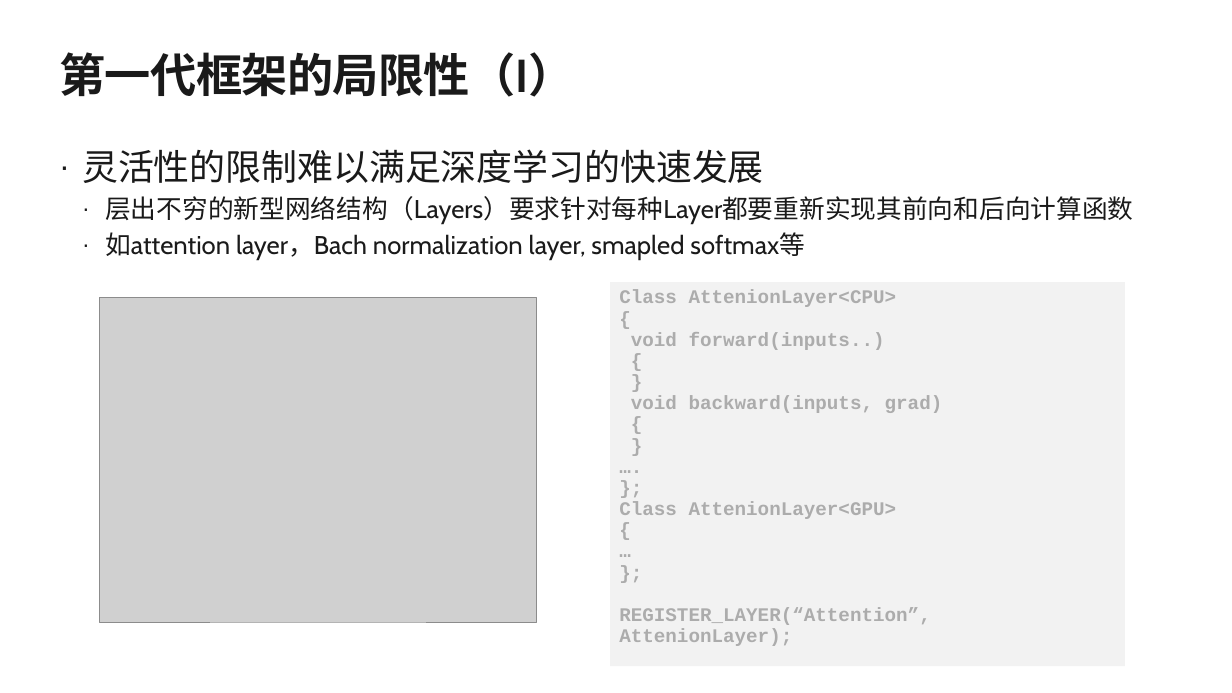
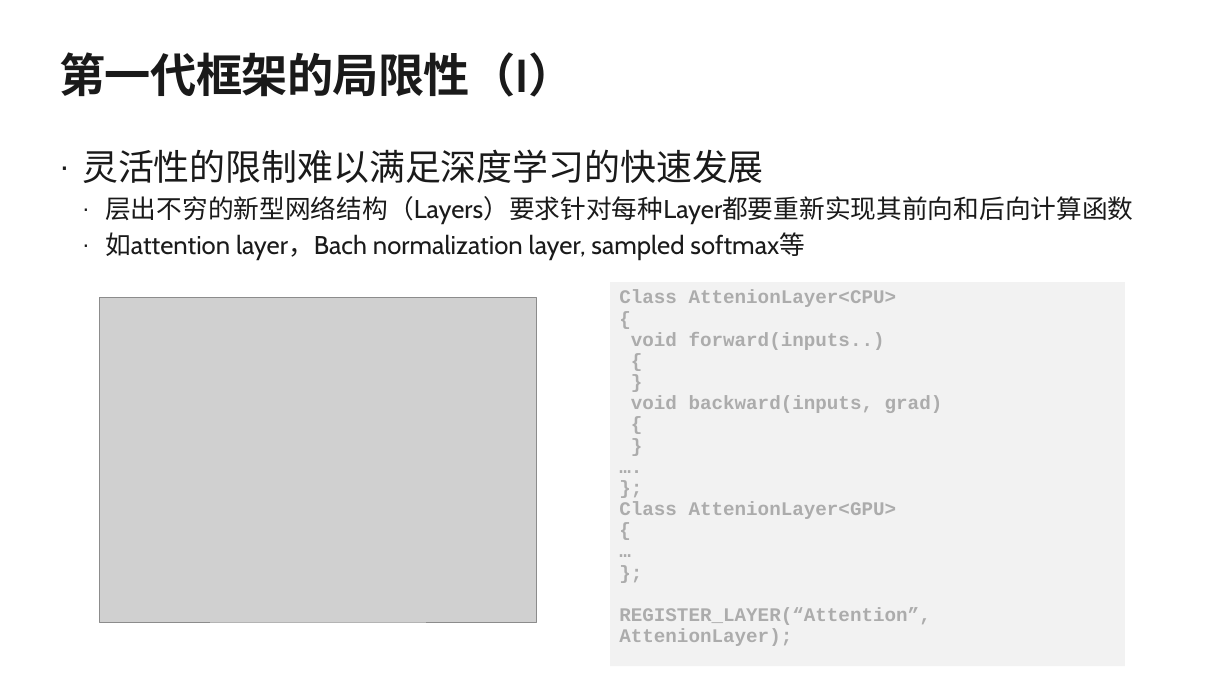
Before and after one commit to microsoft/AI-System, a slide deck: slide 12 of Lectures/BasicTopics/SystemforAI-3-Framework.ppsx (slide 9 before the commit). Drawn at 1232x693 pixels with LibreOffice and Linux fonts; fonts in the diff are those of the drawing; grey boxes stand for pictures; background and template pictures are left out. Boxes give left, top, right and bottom in pixels: in the first picture for what was removed or moved away, otherwise in the second. Text is boxed around its words. In the diff, an @@ line names an element or a change of style, - is before the commit and + after.

```diff
--- a/Lectures/BasicTopics/SystemforAI-3-Framework.ppsx
+++ b/Lectures/BasicTopics/SystemforAI-3-Framework.ppsx
@@ text at [105, 232, 805, 260]: text changed @@
-  · 如attention layer，Bach normalization layer, smapled softmax等
+  · 如attention layer，Bach normalization layer, sampled softmax等
```
Also in this commit, not shown: 3 slides added, 1 slide removed, 4 other files.
